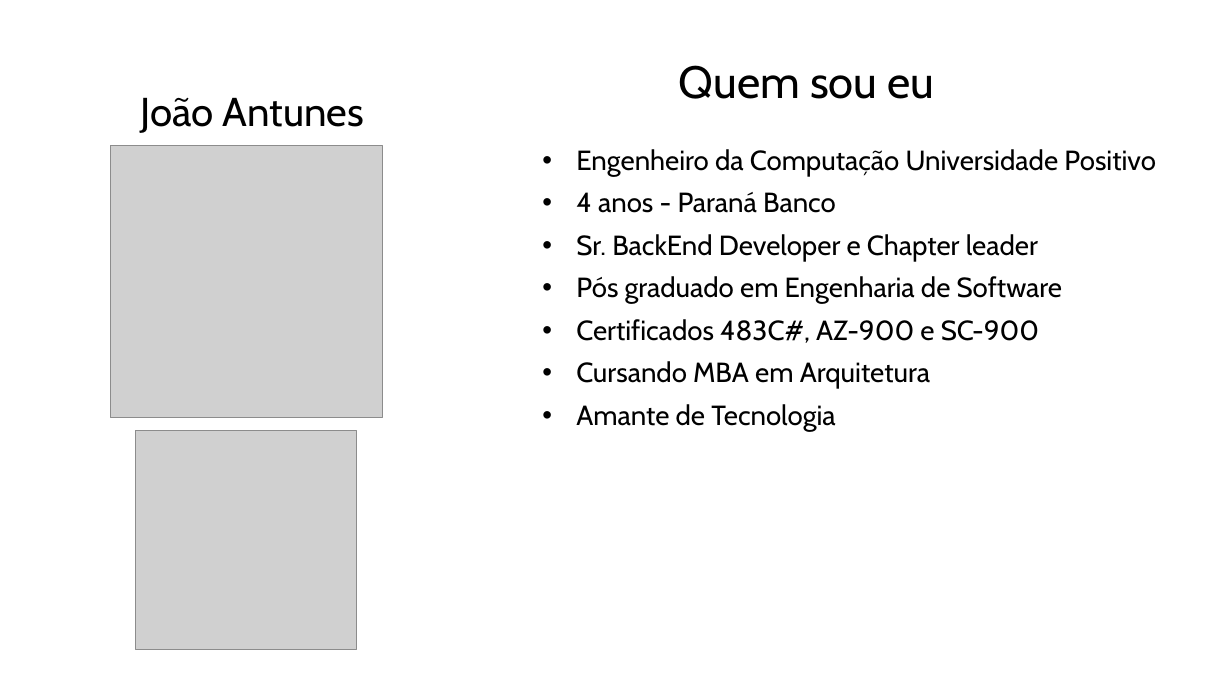
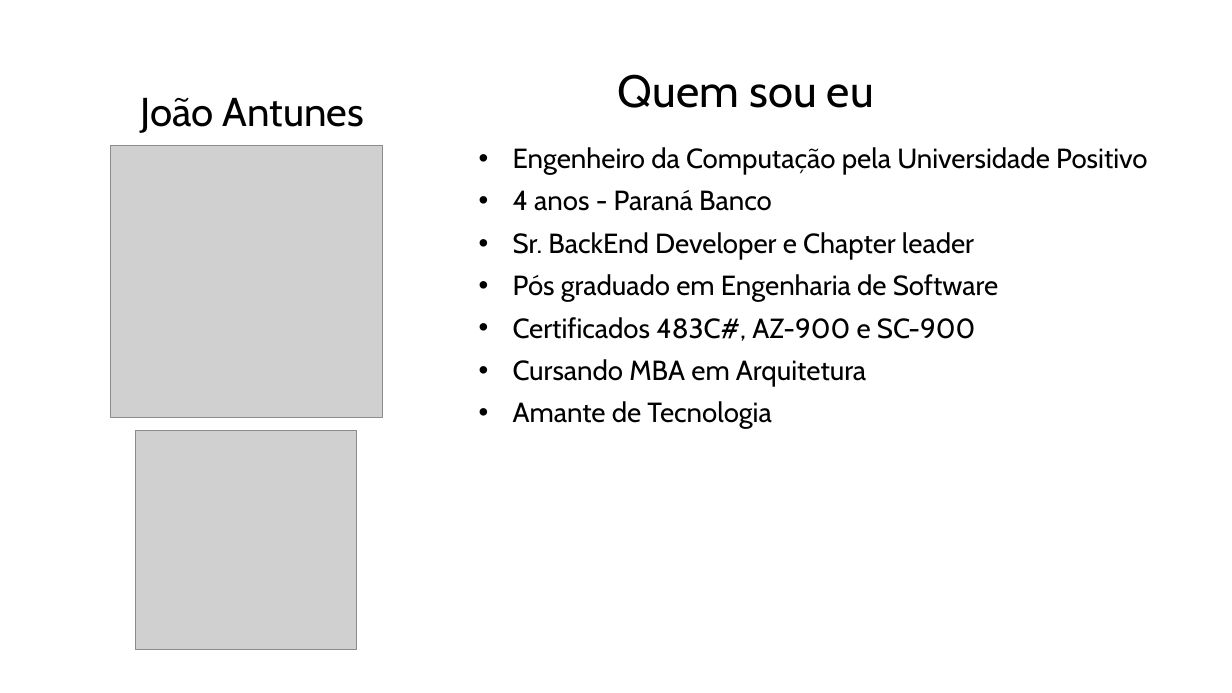
Before and after one commit to jpitapeva/azureopenai, a slide deck: slide 2 of AzureOpenAI.pptx. Drawn at 1232x693 pixels with LibreOffice and Linux fonts; fonts in the diff are those of the drawing; grey boxes stand for pictures; background and template pictures are left out. Boxes give left, top, right and bottom in pixels: in the first picture for what was removed or moved away, otherwise in the second. Text is boxed around its words. In the diff, an @@ line names an element or a change of style, - is before the commit and + after.

```diff
--- a/AzureOpenAI.pptx
+++ b/AzureOpenAI.pptx
@@ text "Quem sou eu": place and size @@
-text "Quem sou eu" at bbox=[679, 65, 935, 99]
+text "Quem sou eu" at bbox=[618, 74, 874, 108]
@@ text "Engenheiro da Computação pela Universidade ...": place and size @@
-text "Engenheiro da Computação pela Universidade ..." at bbox=[576, 149, 1156, 431]
+text "Engenheiro da Computação pela Universidade ..." at bbox=[513, 147, 1148, 429]
@@ text at bbox=[513, 147, 1148, 174]: text changed @@
-• Engenheiro da Computação Universidade Positivo
+• Engenheiro da Computação pela Universidade Positivo
```
Also in this commit, not shown: 5 other slides changed.
